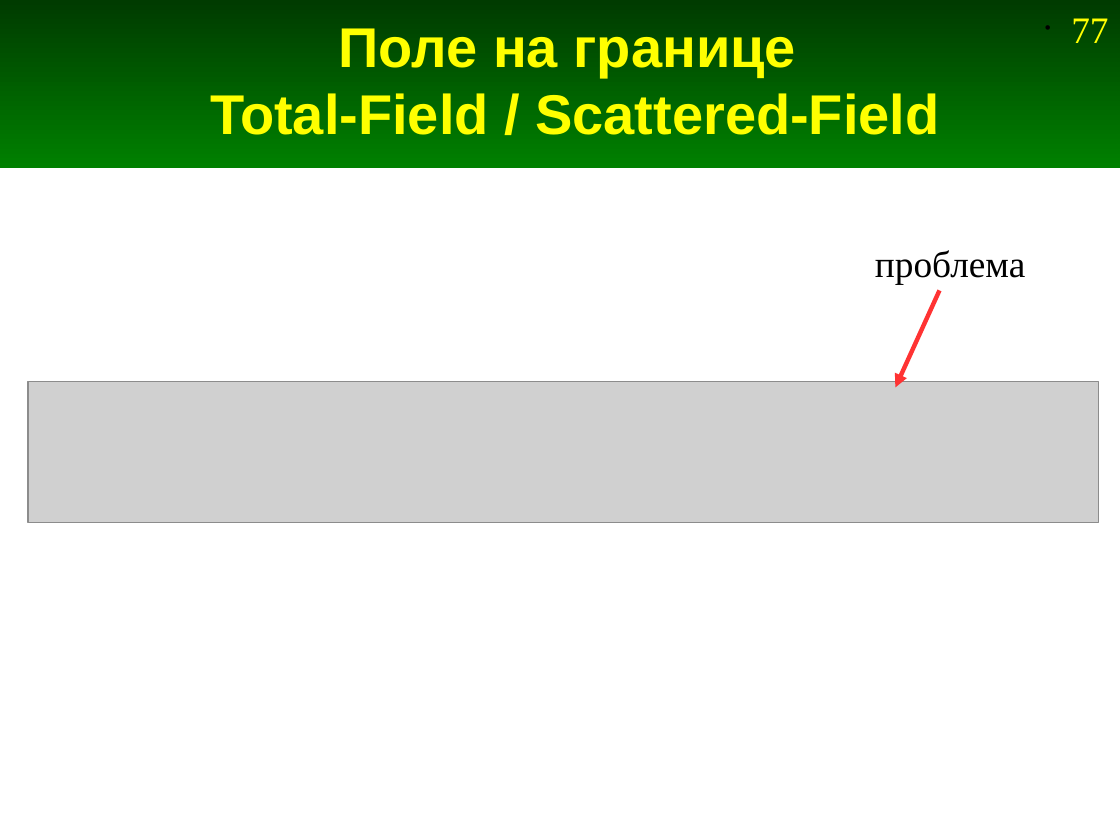
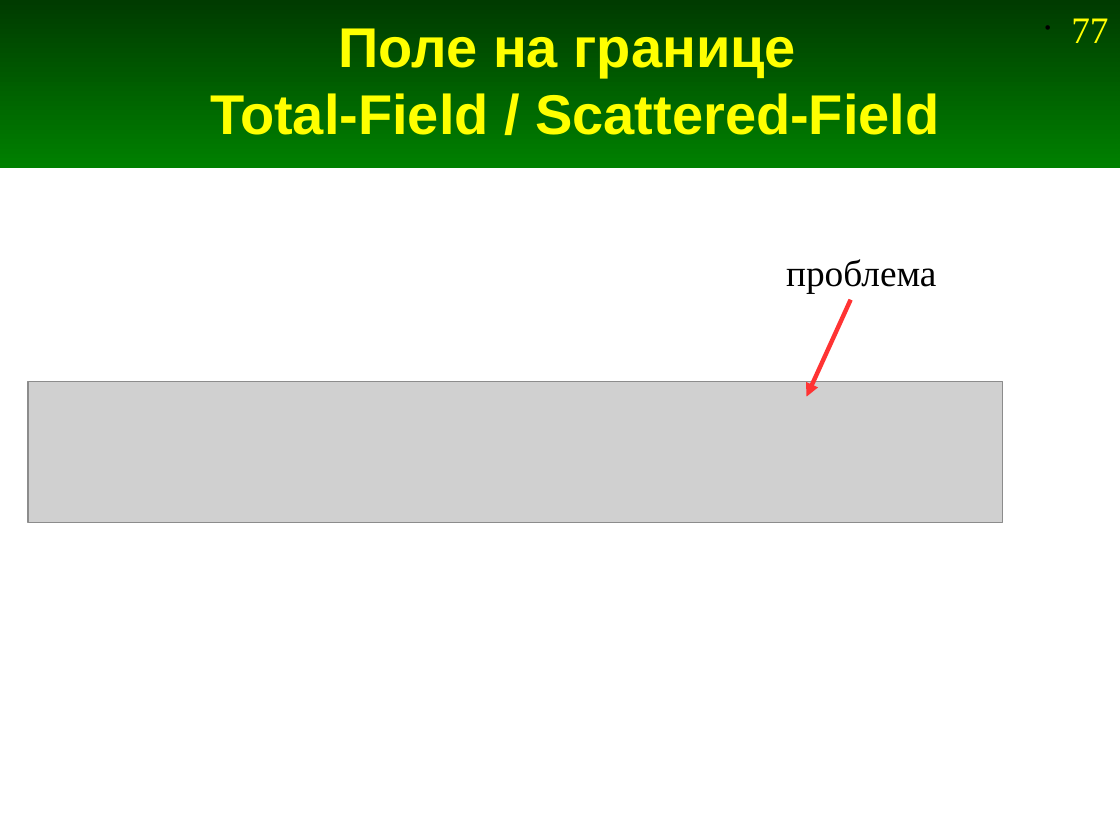
Before and after one commit to andris0147sv/modelling, a slide deck: slide 77 of presentations/2. FDTD.odp. Drawn at 1120x840 pixels with LibreOffice and Linux fonts; fonts in the diff are those of the drawing; grey boxes stand for pictures. Boxes give left, top, right and bottom in pixels: in the first picture for what was removed or moved away, otherwise in the second. Text is boxed around its words. In the diff, an @@ line names an element or a change of style, - is before the commit and + after.

```diff
--- a/presentations/2. FDTD.odp
+++ b/presentations/2. FDTD.odp
@@ text "проблема": place and size @@
-text "проблема" at (875, 250, 1025, 284)
+text "проблема" at (786, 259, 936, 293)
@@ arrow moved from (940, 290) - (895, 388) to (850, 300) - (806, 396) @@
@@ picture: place and size @@
-picture at (28, 382, 1099, 523)
+picture at (28, 382, 1002, 523)
```
Also in this commit, not shown: 18 other slides changed, 2 slides added, 2 slides removed, 1 other file.
